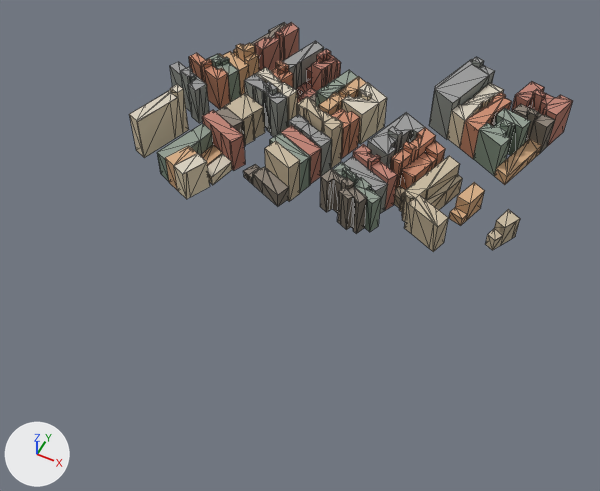
One commit to the glTF model public/models/washington-city/tile-0_6.glb: the scene before it, then after it.
Both versions are drawn from a 50 mm lens placed at (213.0, -1513.0, 291.0), pointed at (95.0, -1278.0, -4.0). Every picture has the same lights, and +X, +Y and +Z are marked at lower left. The older version comes first. Mesh edges are drawn as thin lines. Where no turn or scale is listed for an object, it has been applied to the vertices. Vertices at exactly the same position are counted once.

The first picture shows 'roof', 'wall'.
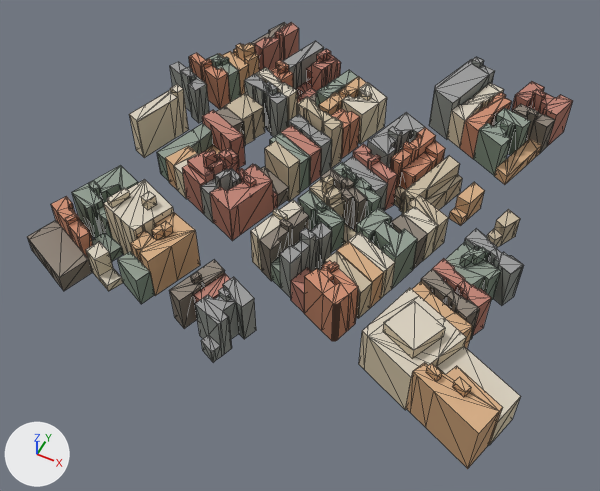
The newer file is also turned or shifted as a whole; pictures and numbers use the older file's frame.

Location of each change, (x1, y1, x2, y2) in pixels of the pictures (600 x 491 px):
'wall', reshaped (23% wider, 96% taller): before (129, 28, 573, 252); after (27, 28, 573, 469)
'roof', reshaped (23% wider, 89% taller): before (130, 22, 572, 240); after (27, 22, 572, 434)
part 1 of me_mesh_1, built on: before (243, 171, 249, 181); after (27, 152, 523, 469)
part 2 of me_mesh_2, added: after (454, 377, 471, 392)
part 3 of me_mesh_2, added: after (427, 363, 442, 376)
part 4 of me_mesh_2, added: after (141, 191, 155, 201)
part 5 of me_mesh_2, added: after (273, 208, 287, 218)
part 6 of me_mesh_2, added: after (243, 175, 256, 183)
part 7 of me_mesh_2, added: after (322, 175, 334, 183)
part 8 of me_mesh_2, added: after (203, 150, 215, 158)
part 9 of me_mesh_2, added: after (219, 149, 231, 158)
part 10 of me_mesh_2, added: after (219, 288, 230, 297)
part 11 of me_mesh_2, added: after (65, 213, 77, 221)
part 12 of me_mesh_2, added: after (27, 148, 523, 434)

The change, as a diff of the scene's bpy script:
```diff
--- a/public/models/washington-city/tile-0_6.glb.py
+++ b/public/models/washington-city/tile-0_6.glb.py
@@ me_mesh_1 @@
 # used by ob_wall; location = (86.0, -1210.7, 15.2)
-me_mesh_1.from_pydata(...)  # 1592 vertices, 1632 faces; spans x -100.0..100.0, y -68.0..68.0, z -15.0..15.0
+me_mesh_1.from_pydata(...)  # 2777 vertices, 2860 faces; spans x -100.0..127.0, y -145.0..68.0, z -15.0..19.0
+# me_mesh_1 part 1: 2 vertices moved within x -34.0..-31.0, y -45.0..-43.0, z -8.0; 1187 vertices added at x -98.0..127.0, y -145.0..-42.0, z -15.0..19.0
+# other edits to the shape of me_mesh_1 do not show in these pictures
 me_mesh_1.materials.append(mat_city_ground)
@@ me_mesh_2 @@
 # used by ob_roof; location = (86.0, -1210.7, 17.9)
-me_mesh_2.from_pydata(...)  # 918 vertices, 728 faces; spans x -100.0..100.0, y -68.0..68.0, z -12.0..12.0
+me_mesh_2.from_pydata(...)  # 1648 vertices, 1292 faces; spans x -100.0..127.0, y -145.0..68.0, z -12.0..17.0
+# me_mesh_2 part 2: the loose piece of 4 vertices spanning x 89.0..95.0, y -36.0..-29.0, z -7.0 is copied, and the copy is moved by (15.0, -98.0, 23.0); it spans x 103.0..110.0, y -133.0..-128.0, z 16.0
+# me_mesh_2 part 3: the loose piece of 4 vertices spanning x 36.0..43.0, y -13.0..-9.0, z 9.0 is copied, and the copy is moved by (56.0, -118.0, 6.0); it spans x 92.0..98.0, y -131.0..-127.0, z 16.0
+# me_mesh_2 part 4: the loose piece of 4 vertices spanning x -85.0..-79.0, y -28.0..-21.0, z 11.0 is copied, and the copy is moved by (34.0, -77.0, 6.0); it spans x -51.0..-45.0, y -104.0..-98.0, z 17.0
+# me_mesh_2 part 5: the loose piece of 4 vertices spanning x 26.0..33.0, y -7.0..-2.0, z 9.0 is copied, and the copy is moved by (-26.0, -72.0, -3.0); it spans x 0.0..7.0, y -78.0..-74.0, z 7.0
+# me_mesh_2 part 6: the loose piece of 5 vertices spanning x 38.0..47.0, y -28.0..-20.0, z -10.0 is copied, and the copy is scaled about its middle by (0.695, 0.515, 1), then moved by (-61.0, -39.0, 17.0); it spans x -22.0..-16.0, y -66.0..-61.0, z 7.0
+# me_mesh_2 part 7: the loose piece of 4 vertices spanning x -9.0..-4.0, y 13.0..17.0, z 7.0 is copied, and the copy is moved by (22.0, -66.0, 4.0); it spans x 13.0..18.0, y -54.0..-48.0, z 11.0
+# me_mesh_2 part 8: the loose piece of 4 vertices spanning x -86.0..-81.0, y 3.0..9.0, z 7.0 is copied, and the copy is moved by (43.0, -69.0, 7.0); it spans x -42.0..-38.0, y -66.0..-60.0, z 14.0
+# me_mesh_2 part 9: the loose piece of 4 vertices spanning x -85.0..-79.0, y -28.0..-21.0, z 11.0 is copied, and the copy is moved by (46.0, -31.0, -1.0); it spans x -39.0..-33.0, y -58.0..-53.0, z 10.0
+# me_mesh_2 part 10: the loose piece of 4 vertices spanning x 36.0..43.0, y -13.0..-9.0, z 9.0 is copied, and the copy is moved by (-35.0, -116.0, -1.0); it spans x 2.0..7.0, y -129.0..-125.0, z 8.0
+# me_mesh_2 part 11: the loose piece of 5 vertices spanning x -94.0..-85.0, y 14.0..23.0, z -11.0 is copied, and the copy is scaled about its middle by (0.482, 0.619, 1), then moved by (12.0, -138.0, 18.0); it spans x -80.0..-76.0, y -122.0..-117.0, z 6.0
+# me_mesh_2 part 12: 672 vertices added at x -98.0..127.0, y -145.0..-42.0, z -12.0..15.0
+# other edits to the shape of me_mesh_2 do not show in these pictures
 me_mesh_2.materials.append(mat_city_ground)
```
